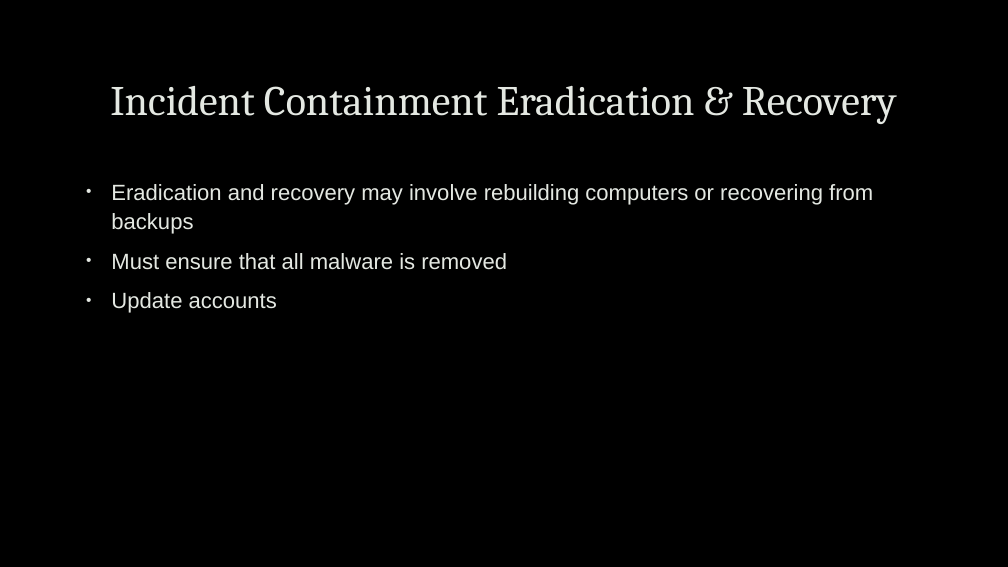
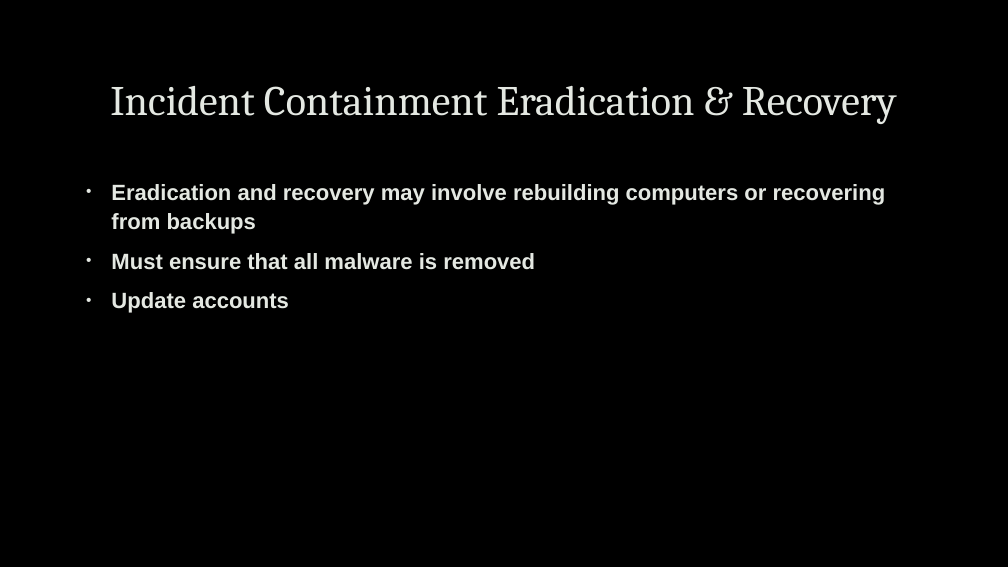
Before and after one commit to uwacsp/cits1003, a slide deck: slide 18 of Lectures/CITS1003-8 Incidents.pptx. Drawn at 1008x567 pixels with LibreOffice and Linux fonts; fonts in the diff are those of the drawing; background and template pictures are left out. Boxes give left, top, right and bottom in pixels: in the first picture for what was removed or moved away, otherwise in the second. Text is boxed around its words. In the diff, an @@ line names an element or a change of style, - is before the commit and + after.

```diff
--- a/Lectures/CITS1003-8 Incidents.pptx
+++ b/Lectures/CITS1003-8 Incidents.pptx
@@ text "Eradication and recovery may involve ..." at (111,184,886,313): bold on @@
```
Also in this commit, not shown: 3 other slides changed.
